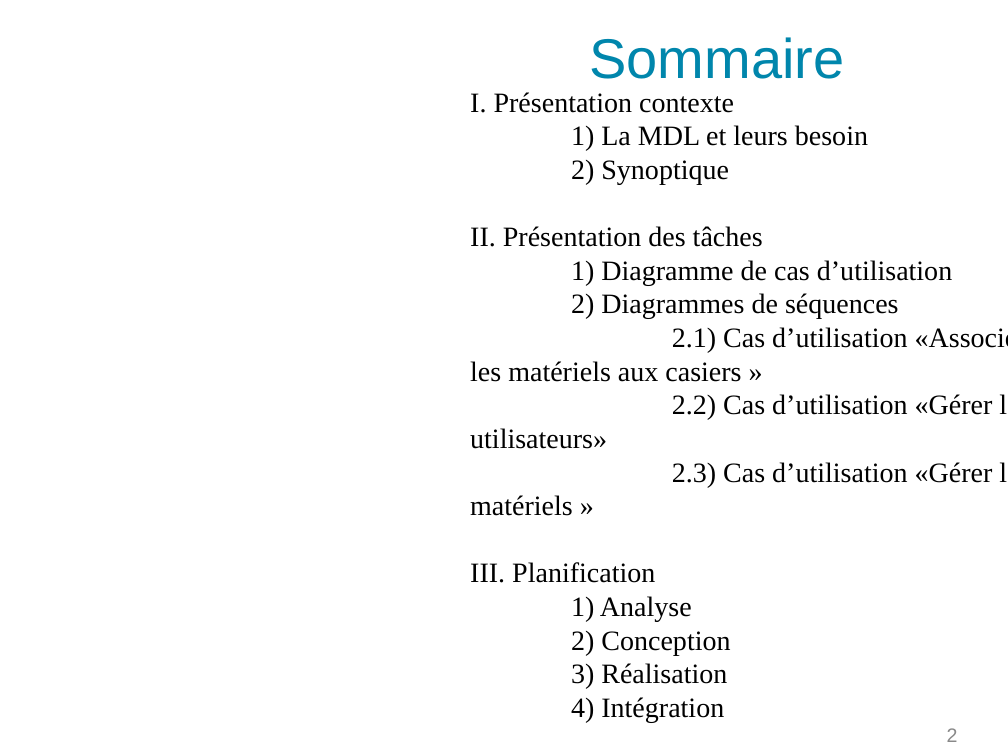
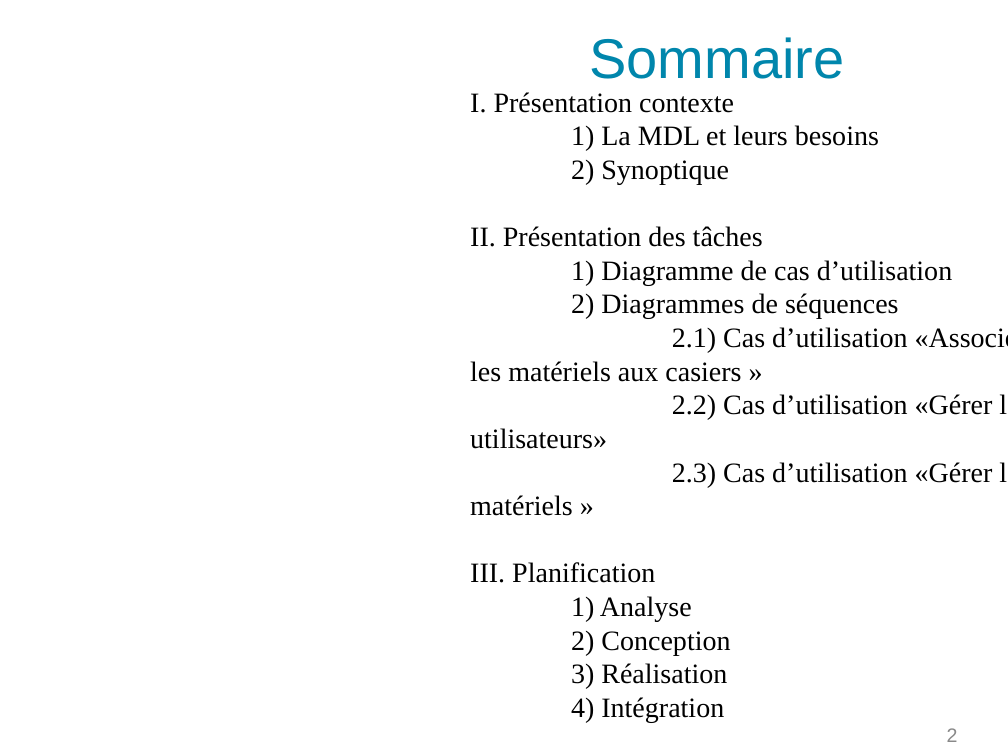
Before and after one commit to PinaudLucas/Projet, a slide deck: slide 2 of Romain/Revue_1.odp. Drawn at 1008x756 pixels with LibreOffice and Linux fonts; fonts in the diff are those of the drawing; background and template pictures are left out. Boxes give left, top, right and bottom in pixels: in the first picture for what was removed or moved away, otherwise in the second. Text is boxed around its words. In the diff, an @@ line names an element or a change of style, - is before the commit and + after.

```diff
--- a/Romain/Revue_1.odp
+++ b/Romain/Revue_1.odp
@@ text at box(571, 125, 879, 151): text changed @@
-1) La MDL et leurs besoin
+1) La MDL et leurs besoins
```
Also in this commit, not shown: 6 other slides changed, 2 other files.
